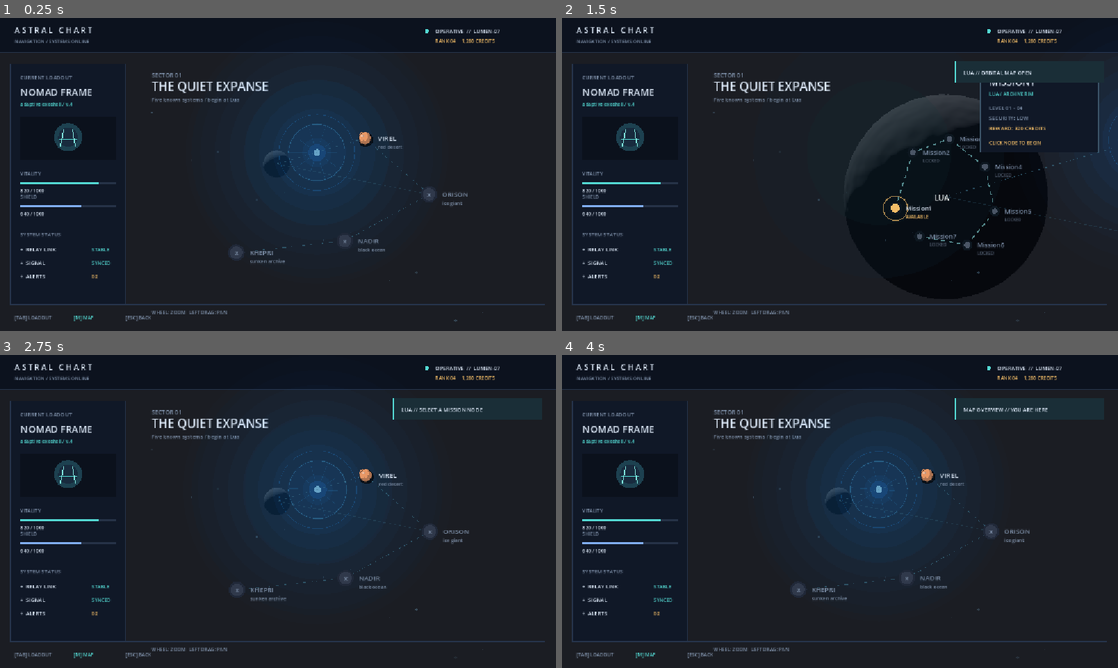
Above: before the commit, frames 1-4 (two rows, left to right).
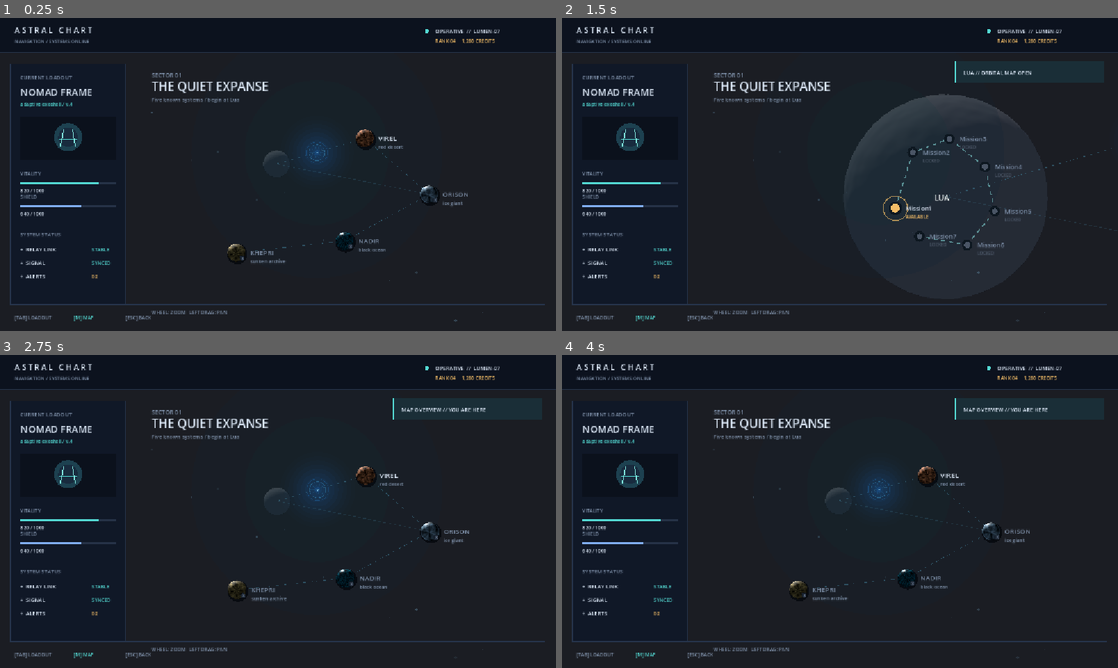
Above: after the commit, the same moments.

Repository: ShepardG760/The-Child-of-Lua
Game: Godot game, scene res://main.tscn
The game is run twice, just before and just after one commit, with the same random seed, the same clock (stepped at 60 frames per second) and the same inputs.
Inputs (mouse positions are in pixels of both pictures, inside the frame that each line leads up to):
- Up to frame 1 (0.25 s): no input
- Up to frame 2 (1.5 s): tap Enter at 0.5 s; drag from (840, 174) to (895, 105) at 0.52 s; drag from (728, 190) to (812, 237) at 1.27 s
- Up to frame 3 (2.75 s): move the mouse to (333, 442) at 2.02 s; tap M at 2.1 s; click (333, 442) at 2.17 s
- Up to frame 4 (4 s): drag from (812, 574) to (673, 464) at 2.77 s; tap Space at 3.5 s; move the mouse to (1006, 558) at 3.52 s; tap M at 3.6 s; click (1006, 558) at 3.67 s

The runs differ from the first frame. In frame 1, 5.9% of the frame differs, in the area x 40-85%, y 24-79%; in frame 2, 15%, in the area x 50-100%, y 20-90%; in frame 3, 6.4%; in frame 4, 6.0%.

Commit message:
Add zoomable planet previews

Diff:
--- a/main.gd
+++ b/main.gd
@@ -27,6 +27,7 @@
 var left_pan_last := Vector2.ZERO
 var moon_asset_container: SubViewportContainer
 var moon_asset_camera: Camera3D
+var planet_viewports: Dictionary = {}
 var pulse := 0.0
 var toast := ""
 var toast_time := 0.0
@@ -42,6 +43,7 @@
 func _ready() -> void:
     font = ThemeDB.fallback_font
     setup_moon_asset()
+    setup_planet_assets()
     queue_redraw()
 
 func _process(delta: float) -> void:
@@ -93,7 +95,9 @@
     var viewport := SubViewport.new()
     viewport.name = "LuaMoonViewport"
     viewport.size = Vector2i(1536, 864)
+    viewport.own_world_3d = true
     viewport.transparent_bg = true
+    viewport.render_target_clear_mode = SubViewport.CLEAR_MODE_ALWAYS
     viewport.render_target_update_mode = SubViewport.UPDATE_ALWAYS
     moon_asset_container.add_child(viewport)
     var asset := asset_scene.instantiate()
@@ -128,8 +132,8 @@
     if not moon_asset_container or not moon_asset_camera:
         return
     var size := get_viewport_rect().size
-    var focus := clampf(inverse_lerp(0.34, 1.0, chart_zoom), 0.0, 1.0)
-    var body_scale := lerpf(0.14, chart_zoom, focus)
+    var focus := get_chart_focus()
+    var body_scale := get_lua_body_scale(focus)
     var lua_point := get_lua_screen_point(size)
     var viewport_size := Vector2(1536, 864)
     moon_asset_container.position = lua_point - viewport_size * 0.5
@@ -146,6 +150,82 @@
         if camera:
             return camera
     return null
+
+func setup_planet_assets() -> void:
+    var planet_keys := ["virel", "orison", "nadir", "khepri"]
+    for planet_key in planet_keys:
+        var asset_scene := load("res://blender/" + planet_key + ".glb") as PackedScene
+        if not asset_scene:
+            continue
+        var viewport := SubViewport.new()
+        viewport.name = planet_key.capitalize() + "Preview"
+        viewport.size = Vector2i(128, 128)
+        viewport.own_world_3d = true
+        viewport.transparent_bg = true
+        viewport.render_target_clear_mode = SubViewport.CLEAR_MODE_ALWAYS
+        viewport.render_target_update_mode = SubViewport.UPDATE_ALWAYS
+        add_child(viewport)
+
+        var environment := WorldEnvironment.new()
+        environment.environment = Environment.new()
+        environment.environment.background_mode = Environment.BG_COLOR
+        environment.environment.background_color = Color(0.0, 0.0, 0.0, 0.0)
+        environment.environment.ambient_light_source = Environment.AMBIENT_SOURCE_COLOR
+        environment.environment.ambient_light_color = Color("#8797ad")
+        environment.environment.ambient_light_energy = 0.65
+        viewport.add_child(environment)
+
+        var planet := asset_scene.instantiate()
+        viewport.add_child(planet)
+        apply_planet_material(planet, make_planet_material(planet_key))
+
+        var camera := Camera3D.new()
+        camera.position = Vector3(0.0, -4.0, 0.16)
+        camera.fov = 34.0
+        camera.current = true
+        viewport.add_child(camera)
+        camera.look_at(Vector3.ZERO, Vector3.UP)
+
+        var sunlight := DirectionalLight3D.new()
+        sunlight.rotation_degrees = Vector3(-28.0, -24.0, -38.0)
+        sunlight.light_energy = 1.8
+        sunlight.shadow_enabled = true
+        viewport.add_child(sunlight)
+        planet_viewports[planet_key] = viewport
+
+func make_planet_material(planet_key: String) -> StandardMaterial3D:
+    var palette := {
+        "virel": {"color": Color("#c97849"), "seed": 501, "frequency": 0.035, "roughness": 0.82, "noise_type": FastNoiseLite.TYPE_SIMPLEX_SMOOTH},
+        "orison": {"color": Color("#9bbfd0"), "seed": 870, "frequency": 0.022, "roughness": 0.46, "noise_type": FastNoiseLite.TYPE_PERLIN},
+        "nadir": {"color": Color("#1c6675"), "seed": 1390, "frequency": 0.05, "roughness": 0.28, "noise_type": FastNoiseLite.TYPE_SIMPLEX},
+        "khepri": {"color": Color("#a58b4f"), "seed": 2210, "frequency": 0.04, "roughness": 0.76, "noise_type": FastNoiseLite.TYPE_CELLULAR}
+    }
+    var config: Dictionary = palette[planet_key]
+    var noise := FastNoiseLite.new()
+    noise.seed = config.seed
+    noise.noise_type = config.noise_type
+    noise.frequency = config.frequency
+    noise.fractal_octaves = 5
+    noise.fractal_gain = 0.55
+
+    var texture := NoiseTexture2D.new()
+    texture.width = 256
+    texture.height = 128
+    texture.seamless = true
+    texture.noise = noise
+
+    var material := StandardMaterial3D.new()
+    material.albedo_color = config.color
+    material.albedo_texture = texture
+    material.roughness = config.roughness
+    material.metallic = 0.0
+    return material
+
+func apply_planet_material(node: Node, material: StandardMaterial3D) -> void:
+    if node is MeshInstance3D:
+        (node as MeshInstance3D).material_override = material
+    for child in node.get_children():
+        apply_planet_material(child, material)
 
 func draw_background(size: Vector2) -> void:
     for i in range(18):
@@ -199,26 +279,24 @@
 func draw_chart(size: Vector2) -> void:
     var origin := Vector2(290, 96)
     var chart_size := Vector2(size.x - 320, size.y - 165)
-    var focus := clampf(inverse_lerp(0.34, 1.0, chart_zoom), 0.0, 1.0)
+    var focus := get_chart_focus()
+    var chart_scale := lerpf(1.0, 5.0, focus)
     var focal_point := get_moon_center(size)
     draw_string(font, origin + Vector2(24, 27), "SECTOR 01", HORIZONTAL_ALIGNMENT_LEFT, -1, 12, MUTED)
     draw_string(font, origin + Vector2(24, 55), "THE QUIET EXPANSE", HORIZONTAL_ALIGNMENT_LEFT, -1, 25, TEXT)
     draw_string(font, origin + Vector2(24, 77), "Five known systems / begin at Lua", HORIZONTAL_ALIGNMENT_LEFT, -1, 11, MUTED)
     draw_system_sun(get_sun_screen_point(size))
     var points: Array[Vector2] = []
-    for world in worlds:
-        var overview_point := origin + Vector2(chart_size.x * world.pos.x, chart_size.y * world.pos.y) + Vector2(0, 42)
-        var lua_point := origin + Vector2(chart_size.x * worlds[0].pos.x, chart_size.y * worlds[0].pos.y) + Vector2(0, 42)
-        var focused_point := focal_point + (overview_point - lua_point) * lerpf(1.0, 5.0, focus)
-        points.append(overview_point.lerp(focused_point, focus))
+    for i in range(worlds.size()):
+        points.append(get_world_screen_point(size, i))
     for i in range(points.size() - 1):
         draw_dashed_line(points[i], points[i + 1], Color(0.24, 0.46, 0.56, 0.55), 1, 7, 5)
     draw_line(points[0], points[2], Color(0.24, 0.46, 0.56, 0.25), 1)
     for i in range(worlds.size()):
         if i != 0 or not moon_asset_container:
-            draw_planet(worlds[i], points[i], i)
-    if focus >= 0.12:
-        var body_scale := lerpf(0.14, chart_zoom, focus)
+            draw_planet(worlds[i], points[i], i, chart_scale)
+    if selected == 0 and focus >= 0.12:
+        var body_scale := get_lua_body_scale(focus)
         var lua_screen_point := points[0]
         if not moon_asset_container or not moon_asset_container.visible:
             draw_moon_body(lua_screen_point, body_scale)
@@ -226,34 +304,52 @@
         draw_mission_web(lua_screen_point, lerpf(0.14, chart_zoom, focus))
         if mission_countdown > 0.0 or mission_live:
             draw_mission_timer(lua_screen_point, body_scale)
-    if focus > 0.7:
-        draw_mission_panel(size)
     draw_string(font, origin + Vector2(24, chart_size.y + 34), "WHEEL: ZOOM   LEFT DRAG: PAN", HORIZONTAL_ALIGNMENT_LEFT, -1, 10, MUTED)
 
 func get_sun_screen_point(size: Vector2) -> Vector2:
+    var selected_overview := get_world_overview_point(size, selected)
+    var sun_overview := Vector2(size.x * 0.57, size.y * 0.43)
+    var focus := get_chart_focus()
+    var focused_sun := get_moon_center(size) + (sun_overview - selected_overview) * lerpf(1.0, 5.0, focus)
+    return sun_overview.lerp(focused_sun, focus)
+
+func get_chart_focus() -> float:
+    return clampf(inverse_lerp(0.34, 1.0, chart_zoom), 0.0, 1.0)
+
+func get_world_overview_point(size: Vector2, world_index: int) -> Vector2:
     var origin := Vector2(290, 96)
     var chart_size := Vector2(size.x - 320, size.y - 165)
-    var lua_overview := origin + Vector2(chart_size.x * worlds[0].pos.x, chart_size.y * worlds[0].pos.y) + Vector2(0, 42)
-    var sun_overview := Vector2(size.x * 0.57, size.y * 0.43)
-    var focus := clampf(inverse_lerp(0.34, 1.0, chart_zoom), 0.0, 1.0)
-    var focused_sun := get_moon_center(size) + (sun_overview - lua_overview) * lerpf(1.0, 5.0, focus)
-    return sun_overview.lerp(focused_sun, focus)
+    var world: Dictionary = worlds[world_index]
+    return origin + Vector2(chart_size.x * world.pos.x, chart_size.y * world.pos.y) + Vector2(0, 42)
+
+func get_world_screen_point(size: Vector2, world_index: int) -> Vector2:
+    var overview_point := get_world_overview_point(size, world_index)
+    var focus := get_chart_focus()
+    var selected_overview := get_world_overview_point(size, selected)
+    var focused_point := get_moon_center(size) + (overview_point - selected_overview) * lerpf(1.0, 5.0, focus)
+    return overview_point.lerp(focused_point, focus)
+
+func get_lua_body_scale(focus: float) -> float:
+    if selected == 0:
+        return lerpf(0.14, chart_zoom, focus)
+    return 0.14 * lerpf(1.0, 5.0, focus)
 
 func draw_system_sun(center: Vector2) -> void:
+    var size_scale := 0.28
     var breathe := 1.0 + sin(pulse * 0.7) * 0.035
     for glow in range(9, 0, -1):
-        var glow_radius := float(glow) * 30.0 * breathe
+        var glow_radius := float(glow) * 30.0 * breathe * size_scale
         var glow_alpha := 0.008 + float(9 - glow) * 0.006
         draw_circle(center, glow_radius, Color(0.10, 0.52, 1.0, glow_alpha))
-    draw_arc(center, 78.0 * breathe, pulse * 0.08, TAU + pulse * 0.08, 64, Color(0.15, 0.61, 1.0, 0.20), 1.0)
-    draw_arc(center, 58.0 * breathe, -pulse * 0.06, TAU - pulse * 0.06, 64, Color(0.32, 0.78, 1.0, 0.26), 1.2)
+    draw_arc(center, 78.0 * breathe * size_scale, pulse * 0.08, TAU + pulse * 0.08, 64, Color(0.15, 0.61, 1.0, 0.20), 1.0)
+    draw_arc(center, 58.0 * breathe * size_scale, -pulse * 0.06, TAU - pulse * 0.06, 64, Color(0.32, 0.78, 1.0, 0.26), 1.0)
     for ray in range(10):
         var angle := float(ray) * TAU / 10.0 + pulse * 0.018
-        var inner := center + Vector2(cos(angle), sin(angle)) * 20.0
-        var outer := center + Vector2(cos(angle), sin(angle)) * (42.0 + float(ray % 3) * 8.0) * breathe
+        var inner := center + Vector2(cos(angle), sin(angle)) * 20.0 * size_scale
+        var outer := center + Vector2(cos(angle), sin(angle)) * (42.0 + float(ray % 3) * 8.0) * breathe * size_scale
         draw_line(inner, outer, Color(0.22, 0.68, 1.0, 0.13), 1.0)
-    draw_circle(center, 18.0 * breathe, Color(0.12, 0.49, 0.90, 0.18))
-    draw_circle(center, 7.0 * breathe, Color(0.62, 0.90, 1.0, 0.58))
+    draw_circle(center, 18.0 * breathe * size_scale, Color(0.12, 0.49, 0.90, 0.18))
+    draw_circle(center, 7.0 * breathe * size_scale, Color(0.62, 0.90, 1.0, 0.58))
 
 func draw_mission_timer(center: Vector2, body_scale: float) -> void:
     var timer_text := str(ceil(mission_countdown)) if mission_countdown > 0.0 else "GO"
@@ -275,18 +371,13 @@
         draw_dashed_line(mission_points[i], mission_points[i + 1], Color(0.43, 0.70, 0.71, 0.72), 2.5, 8, 5)
     for i in range(mission_points.size()):
         draw_mission_node(mission_points[i], i)
-    draw_mission_panel(size)
     draw_string(font, Vector2(310, size.y - 93), "WHEEL: ZOOM   [ESC] RETURN TO SECTOR", HORIZONTAL_ALIGNMENT_LEFT, -1, 10, MUTED)
 
 func get_moon_center(size: Vector2) -> Vector2:
     return Vector2(size.x * 0.64, size.y * 0.52) + moon_pan
 
 func get_lua_screen_point(size: Vector2) -> Vector2:
-    var origin := Vector2(290, 96)
-    var chart_size := Vector2(size.x - 320, size.y - 165)
-    var lua_point := origin + Vector2(chart_size.x * worlds[0].pos.x, chart_size.y * worlds[0].pos.y) + Vector2(0, 42)
-    var focus := clampf(inverse_lerp(0.34, 1.0, chart_zoom), 0.0, 1.0)
-    return lua_point.lerp(get_moon_center(size), focus)
+    return get_world_screen_point(size, 0)
 
 func draw_moon_body(center: Vector2, body_scale: float) -> void:
     var radius := 150.0 * body_scale
@@ -350,36 +441,20 @@
     draw_string(font, pos + Vector2(20, 5), "Mission" + str(index + 1), HORIZONTAL_ALIGNMENT_LEFT, -1, 13, label_color)
     draw_string(font, pos + Vector2(20, 21), "AVAILABLE" if available else "LOCKED", HORIZONTAL_ALIGNMENT_LEFT, -1, 9, node_color)
 
-func draw_mission_panel(size: Vector2) -> void:
-    var panel := Rect2(size.x - 285, 112, 245, 165)
-    draw_rect(panel, PANEL, true)
-    draw_rect(panel, Color("#3b5367"), false, 1)
-    var available := selected_mission < unlocked_missions
-    draw_string(font, panel.position + Vector2(18, 28), "MISSION" + str(selected_mission + 1), HORIZONTAL_ALIGNMENT_LEFT, -1, 20, TEXT)
-    draw_string(font, panel.position + Vector2(18, 49), "LUA / ARCHIVE RIM", HORIZONTAL_ALIGNMENT_LEFT, -1, 10, CYAN)
-    draw_string(font, panel.position + Vector2(18, 78), "LEVEL 01 - 04", HORIZONTAL_ALIGNMENT_LEFT, -1, 11, MUTED)
-    draw_string(font, panel.position + Vector2(18, 99), "SECURITY: LOW", HORIZONTAL_ALIGNMENT_LEFT, -1, 11, MUTED)
-    draw_string(font, panel.position + Vector2(18, 120), "REWARD: 320 CREDITS", HORIZONTAL_ALIGNMENT_LEFT, -1, 11, GOLD)
-    var status := "ROUTE LOCKED"
-    var status_color := MUTED
-    if available:
-        status = "MATCHMAKING IN " + str(ceil(mission_countdown)) if mission_countdown > 0.0 else "CLICK NODE TO BEGIN"
-        status_color = GOLD if mission_countdown <= 0.0 else CYAN
-    draw_string(font, panel.position + Vector2(18, 150), status, HORIZONTAL_ALIGNMENT_LEFT, -1, 10, status_color)
-
-func draw_planet(world: Dictionary, pos: Vector2, index: int) -> void:
+func draw_planet(world: Dictionary, pos: Vector2, index: int, chart_scale: float) -> void:
     var active := index == selected
     var locked: bool = world.state == "LOCKED"
-    var radius := 13.0 if not active else 18.0
+    var radius := (19.0 if not active else 25.0) * chart_scale
     if active:
-        draw_arc(pos, 29.0 + sin(pulse * 2.0) * 2.0, 0, TAU, 40, Color(world.color, 0.48), 1.5)
-        draw_arc(pos, 23.0, 0, TAU, 40, Color(world.color, 0.28), 1)
-    if locked:
-        draw_circle(pos, radius + 4, Color("#202838"))
-        draw_circle(pos, radius, Color("#30394b"))
-        draw_string(font, pos + Vector2(-4, 5), "x", HORIZONTAL_ALIGNMENT_LEFT, -1, 14, MUTED)
+        draw_arc(pos, (29.0 + sin(pulse * 2.0) * 2.0) * chart_scale, 0, TAU, 40, Color(world.color, 0.48), 1.5 * chart_scale)
+        draw_arc(pos, 23.0 * chart_scale, 0, TAU, 40, Color(world.color, 0.28), chart_scale)
+    draw_circle(pos + Vector2(2, 3), radius + 2, Color(0.01, 0.02, 0.04, 0.75))
+    var planet_key: String = str(world.name).to_lower()
+    if planet_viewports.has(planet_key):
+        var diameter := radius * 2.0 + 6.0 * chart_scale
+        var planet_rect := Rect2(pos - Vector2.ONE * diameter * 0.5, Vector2.ONE * diameter)
+        draw_texture_rect((planet_viewports[planet_key] as SubViewport).get_texture(), planet_rect, false)
     else:
-        draw_circle(pos + Vector2(2, 3), radius + 2, Color(0.01, 0.02, 0.04, 0.75))
         draw_circle(pos, radius, Color(world.color, 0.72))
         draw_circle(pos - Vector2(radius * 0.25, radius * 0.28), radius * 0.76, Color(world.color, 0.92))
         draw_circle(pos - Vector2(radius * 0.34, radius * 0.38), radius * 0.22, Color(1, 1, 1, 0.34))
@@ -387,7 +462,11 @@
         for detail in range(3):
             var detail_pos: Vector2 = pos + Vector2(cos(float(detail) * 2.1), sin(float(detail) * 2.1)) * radius * 0.42
             draw_circle(detail_pos, radius * 0.12, Color(0.08, 0.11, 0.14, 0.22))
-    var label_pos := pos + Vector2(27, 5)
+    if locked:
+        var lock_position := pos + Vector2(radius * 0.62, radius * 0.62)
+        draw_circle(lock_position, 5.0 * chart_scale, Color("#17202c"))
+        draw_string(font, lock_position + Vector2(-2, 3), "x", HORIZONTAL_ALIGNMENT_LEFT, -1, 9, MUTED)
+    var label_pos := pos + Vector2(radius + 9.0, 5)
     draw_string(font, label_pos, world.name, HORIZONTAL_ALIGNMENT_LEFT, -1, 14, TEXT if not locked else MUTED)
     draw_string(font, label_pos + Vector2(0, 17), world.subtitle, HORIZONTAL_ALIGNMENT_LEFT, -1, 10, MUTED)
 
@@ -409,40 +488,41 @@
 
 func _gui_input(event: InputEvent) -> void:
     if event is InputEventMouseMotion:
-        hovered = get_mission_at(event.position) if view_mode != "overview" else get_world_at(event.position)
+        hovered = get_mission_at(event.position) if selected == 0 and chart_zoom > 0.45 else get_world_at(event.position)
         queue_redraw()
     elif event is InputEventMouseButton and event.pressed and event.button_index == MOUSE_BUTTON_LEFT:
-        if view_mode != "overview" or chart_zoom > 0.45:
-            handle_moon_click(event.position)
-            return
+        if selected == 0 and chart_zoom > 0.45:
+            var mission_index := get_mission_at(event.position)
+            if mission_index >= 0:
+                handle_moon_click(event.position)
+                return
         var index := get_world_at(event.position)
         if index >= 0:
             selected = index
             var world: Dictionary = worlds[selected]
+            mission_live = false
+            mission_countdown = -1.0
+            target_chart_zoom = 1.0
+            moon_pan = Vector2.ZERO
             if world.state == "LOCKED":
                 toast = "ROUTE LOCKED // COMPLETE PRIOR SYSTEMS"
                 toast_time = 2.8
+                view_mode = "planet"
             else:
-                mission_live = false
+                view_mode = "moon" if selected == 0 else "planet"
                 toast = world.name + " // SYSTEM SELECTED"
                 toast_time = 1.8
                 if selected == 0:
-                    view_mode = "moon"
                     selected_mission = 0
-                    chart_zoom = 0.34
-                    target_chart_zoom = 1.0
-                    moon_pan = Vector2.ZERO
                     toast = "LUA // ORBITAL MAP OPEN"
             queue_redraw()
 
 func get_world_at(mouse_pos: Vector2) -> int:
     var size := get_viewport_rect().size
-    var origin := Vector2(290, 96)
-    var chart_size := Vector2(size.x - 320, size.y - 165)
+    var world_hit_radius := 34.0 * lerpf(1.0, 5.0, get_chart_focus())
     for i in range(worlds.size()):
-        var world: Dictionary = worlds[i]
-        var pos := origin + Vector2(chart_size.x * world.pos.x, chart_size.y * world.pos.y) + Vector2(0, 42)
-        if mouse_pos.distance_to(pos) < 34.0:
+        var pos := get_world_screen_point(size, i)
+        if mouse_pos.distance_to(pos) < world_hit_radius:
             return i
     return -1
 
@@ -513,7 +593,7 @@
 
 func zoom_moon_at(mouse_pos: Vector2, direction: float) -> void:
     var old_zoom := target_chart_zoom
-    var new_zoom := clampf(old_zoom + direction * 0.07, 0.34, 2.25)
+    var new_zoom := clampf(old_zoom + direction * 0.07, 0.34, 1.0)
     if is_equal_approx(old_zoom, new_zoom):
         return
     target_chart_zoom = new_zoom
Binary file added: blender/khepri.glb
Not shown, added: blender/khepri.glb.import
Binary file added: blender/nadir.glb
Not shown, added: blender/nadir.glb.import
Binary file added: blender/orison.glb
Not shown, added: blender/orison.glb.import
Binary file added: blender/virel.glb
Not shown, added: blender/virel.glb.import
Not shown, added: blender/create_planets.py
